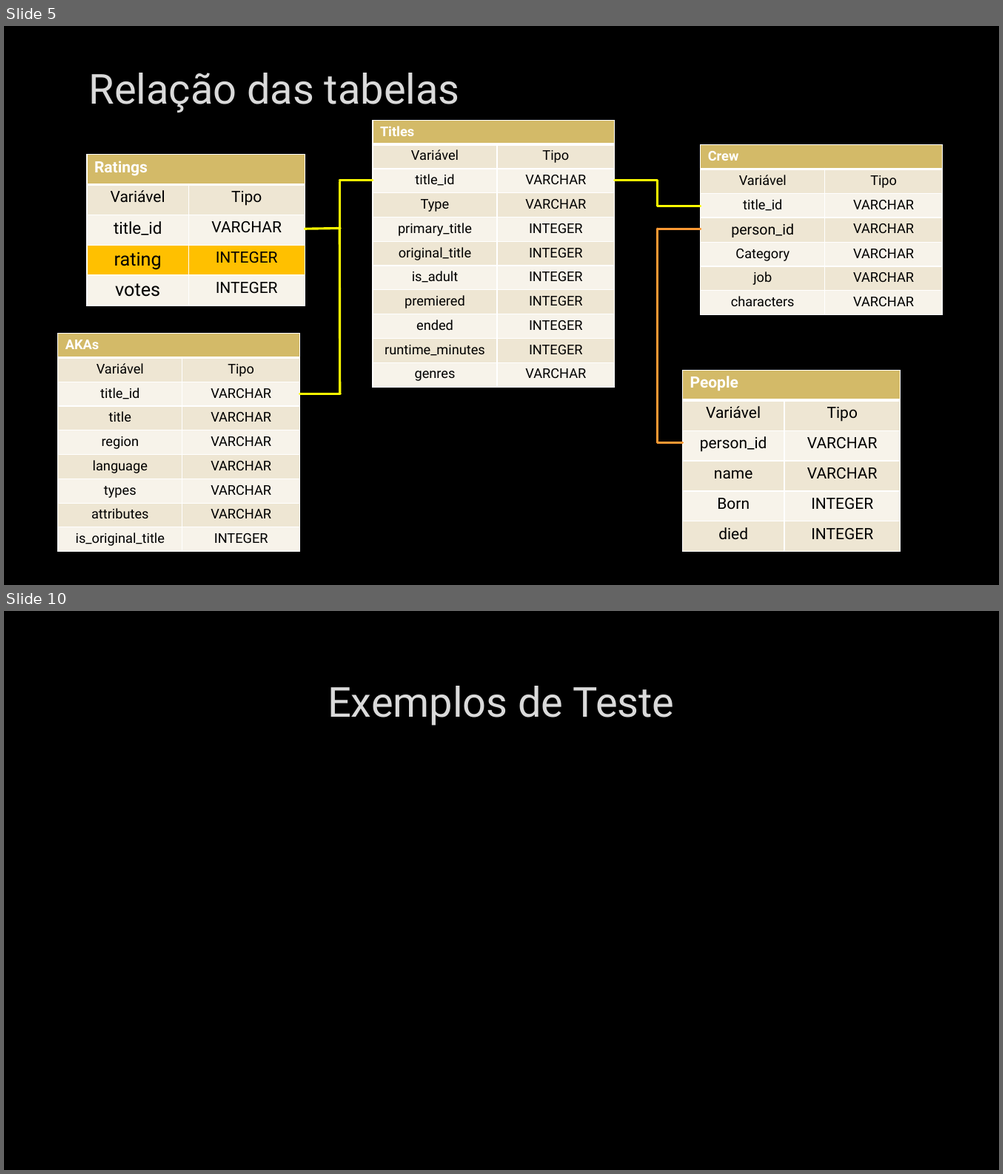
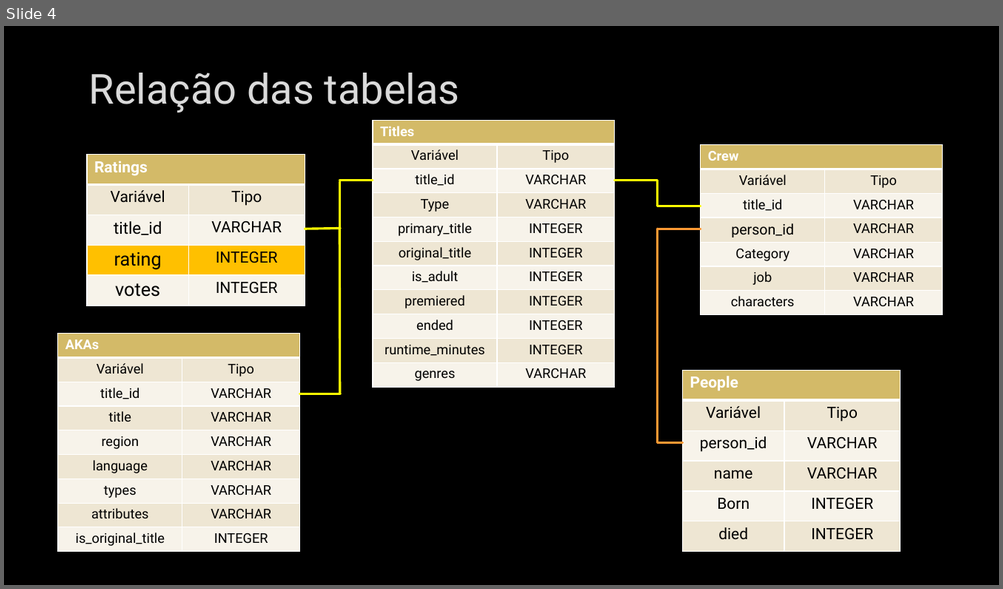
Before and after one commit to ProencaC/imdb, a slide deck: Docs/Apresentação.pptx. Shown one above the other, each under a label of ours: slides 5 and 10 before the commit, slide 4 after it; the slides between them are not shown. The pictures are 1003x1174 and 1003x589 pixels, drawn with LibreOffice and Linux fonts; fonts in the diff are those of the drawing; background and template pictures are left out. Boxes give left, top, right and bottom in pixels: in the first picture for what was removed or moved away, otherwise in the second. Text is boxed around its words. In the diff, an @@ line names an element or a change of style, - is before the commit and + after.

```diff
--- a/Docs/Apresentação.pptx
+++ b/Docs/Apresentação.pptx
@@ slide 10 removed at (x1=4, y1=611, x2=999, y2=1170), background picture (left out) @@
@@ title removed at (x1=327, y1=686, x2=674, y2=726) @@
-Exemplos de Teste
@@ what was slide 5 is now slide 4 @@
```
Also in this commit, not shown: 5 slides changed, 8 slides added, 3 other slides removed.
